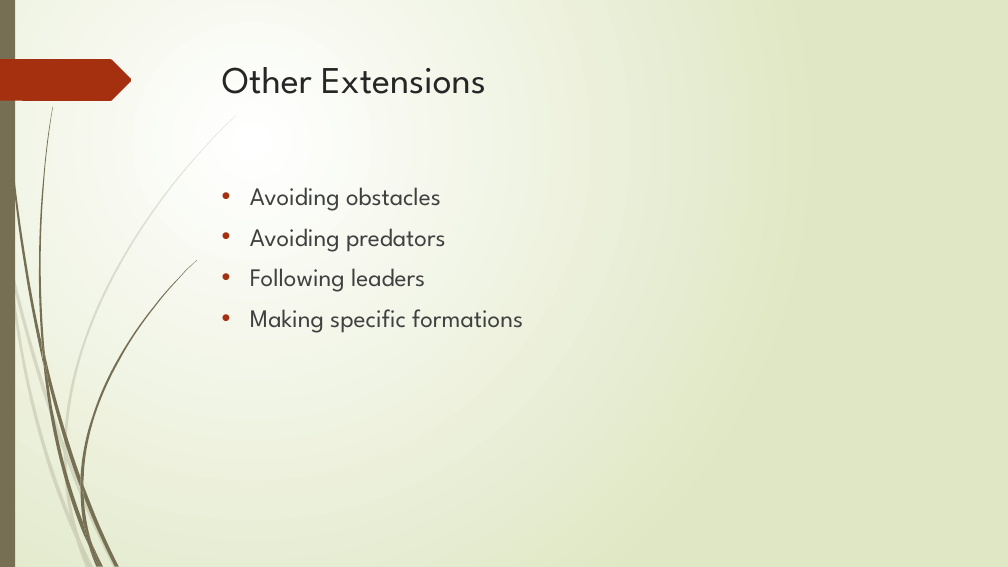
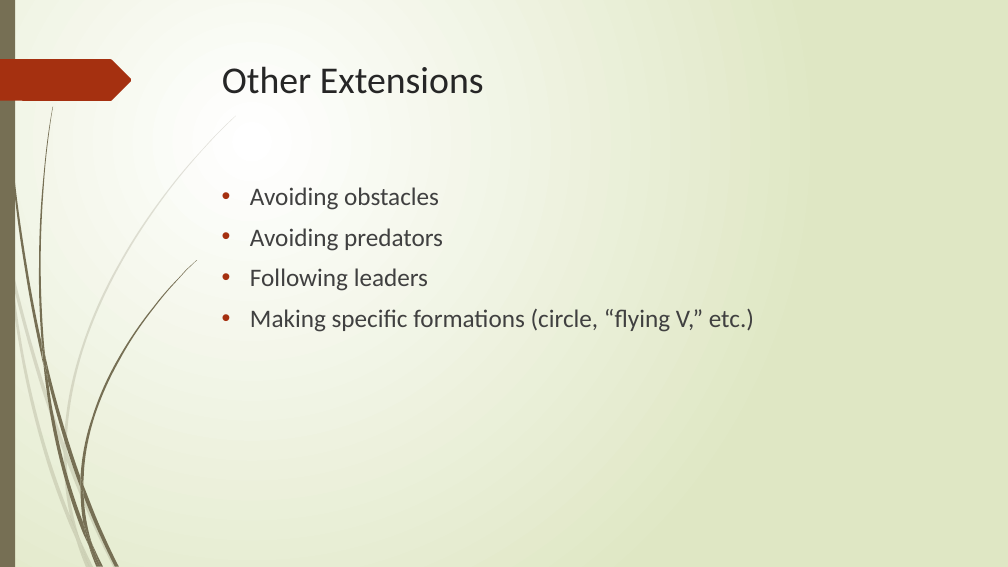
Before and after one commit to NattyBumppo/flockingdemo, a slide deck: slide 13 of flocking.pptx. Drawn at 1008x567 pixels with LibreOffice and Linux fonts; fonts in the diff are those of the drawing. Boxes give left, top, right and bottom in pixels: in the first picture for what was removed or moved away, otherwise in the second. Text is boxed around its words. In the diff, an @@ line names an element or a change of style, - is before the commit and + after.

```diff
--- a/flocking.pptx
+++ b/flocking.pptx
@@ title "Other Extensions" at bbox=[222, 66, 484, 94]: font League Spartan to Calibri @@
@@ text at bbox=[250, 187, 443, 291]: font League Spartan to Calibri in "Avoiding obstacles", "Avoiding predators", "Following leaders" @@
@@ text at bbox=[250, 309, 754, 332]: text changed; font League Spartan to Calibri @@
-• Making specific formations
+• Making specific formations (circle, “flying V,” etc.)
```
Also in this commit, not shown: 18 other slides changed, 3 slides removed, 2 other files.
